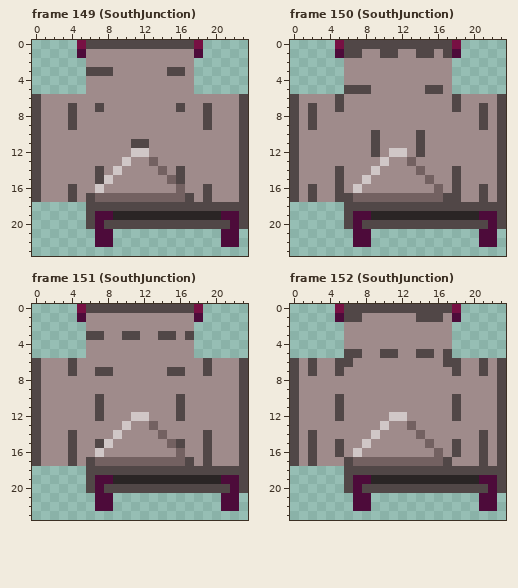
Pixel-art file: assets/images/belt2.aseprite. This is how it looked before the edit.
24x24 pixels, 156 frames. Shown: frame 149 (SouthJunction), frame 150 (SouthJunction), frame 151 (SouthJunction), frame 152 (SouthJunction). The commit also changed other frames, which this record leaves out.
The result:
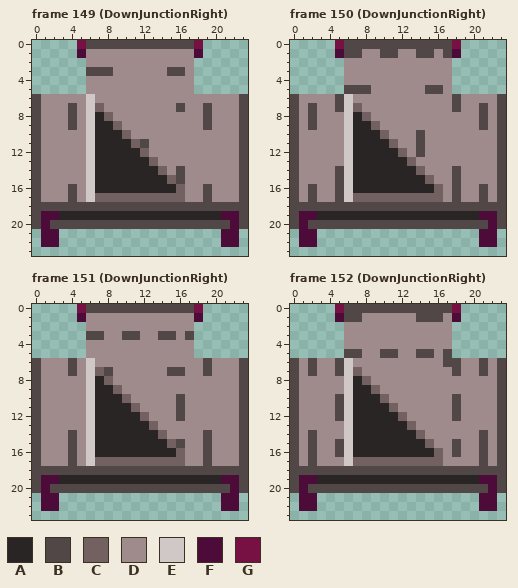
Palette (. is transparent): A #2a2525  B #514747  C #736161  D #9f8b8b  E #d0c7c7  F #4d0b3a  G #771043
What changed:
Changed rows in their new state; - is an unchanged pixel.
Frame 149 (DownJunctionRight), layer "Belt":
first column x 0:
 6 ------E-----------
 7 ------EC----------
 8 ------EAC---------
 9 ------EAAC--------
10 ------EAAAC-------
11 ------EAAAAC------
12 ------EAAAAAC-----
13 ------EAAAAAA-----
14 ------EAAAAAAA----
15 ------EAAAAAAAA---
16 ------EAAAAAAAAA--
17 ------E----------D
18 BBBBBB------------
19 BFFAAAAAA---------
20 BFBBBB-B----------
21 -FF----..---------
22 -FF----..---------
Frame 150 (DownJunctionRight), layer "Belt": the same change as frame 149 (DownJunctionRight)
Frame 151 (DownJunctionRight), layer "Belt": the same change as frame 149 (DownJunctionRight)
Frame 152 (DownJunctionRight), layer "Belt": the same change as frame 149 (DownJunctionRight)
Boxes around the changes in both pictures, in picture pixels (x1, y1, x2, y2):
changed: (32, 94, 194, 247)
changed: (290, 94, 452, 247)
changed: (32, 358, 194, 511)
changed: (290, 358, 452, 511)
